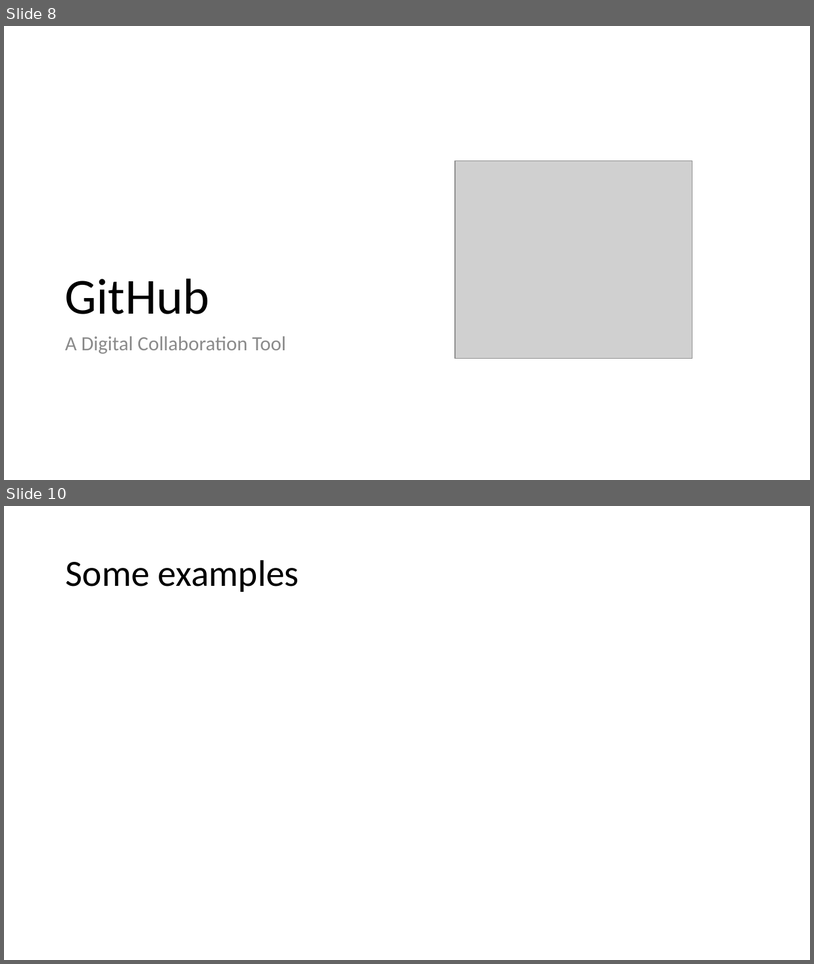
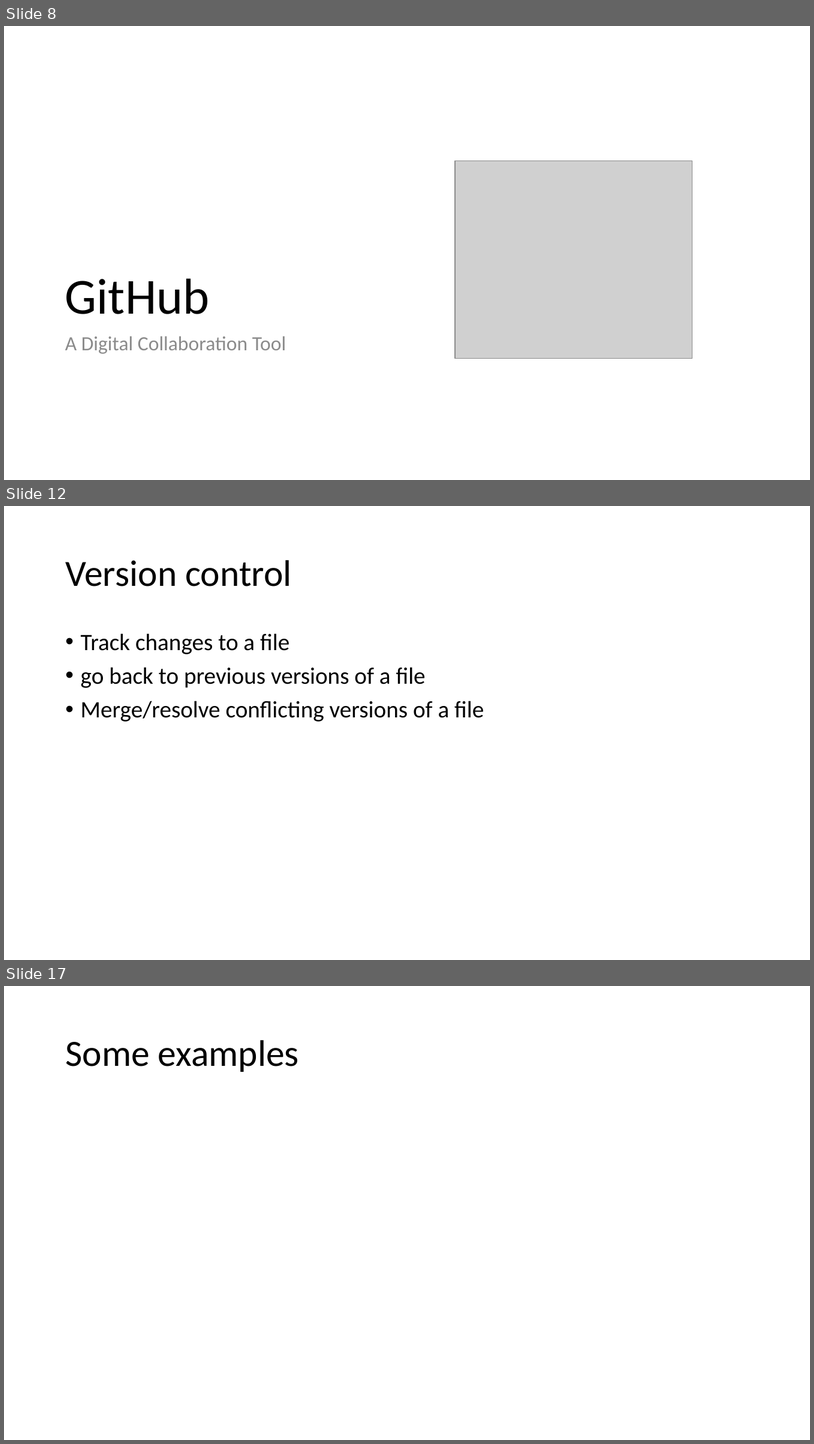
Before and after one commit to ReproducibleQM/n_commandments, a slide deck: pres_deck.pptx. Shown one above the other, each under a label of ours: slides 8 and 10 before the commit, slides 8, 12 and 17 after it; the slides between them are not shown. The pictures are 814x964 and 814x1444 pixels, drawn with LibreOffice and Linux fonts; fonts in the diff are those of the drawing; grey boxes stand for pictures. Boxes give left, top, right and bottom in pixels: in the first picture for what was removed or moved away, otherwise in the second. Text is boxed around its words. In the diff, an @@ line names an element or a change of style, - is before the commit and + after.

```diff
--- a/pres_deck.pptx
+++ b/pres_deck.pptx
@@ slide 12 added at (x1=4, y1=506, x2=810, y2=960), background #FFFFFF @@
@@ title added at (x1=65, y1=560, x2=292, y2=586), 44 pt, text #000000 @@
+Version control
@@ text added at (x1=81, y1=633, x2=484, y2=721), 28 pt, text #000000 @@
+• Track changes to a file
+• go back to previous versions of a file
+• Merge/resolve conflicting versions of a file
@@ what was slide 10 is now slide 17 @@
```
Also in this commit, not shown: 1 slide changed, 7 other slides added, 2 slides removed.
